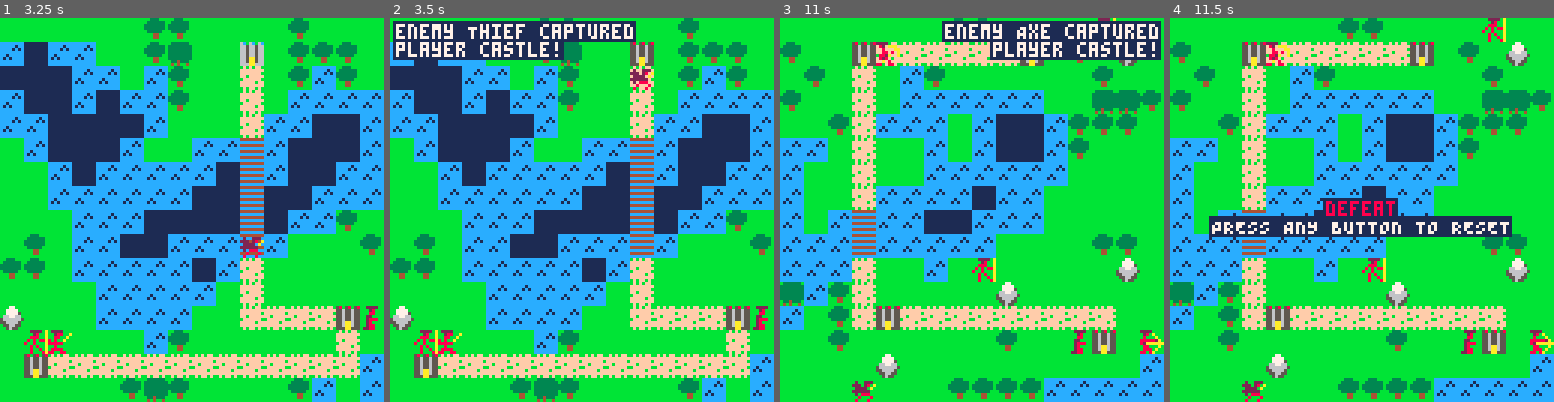
Above: before the commit, frames 1-4 (left to right).
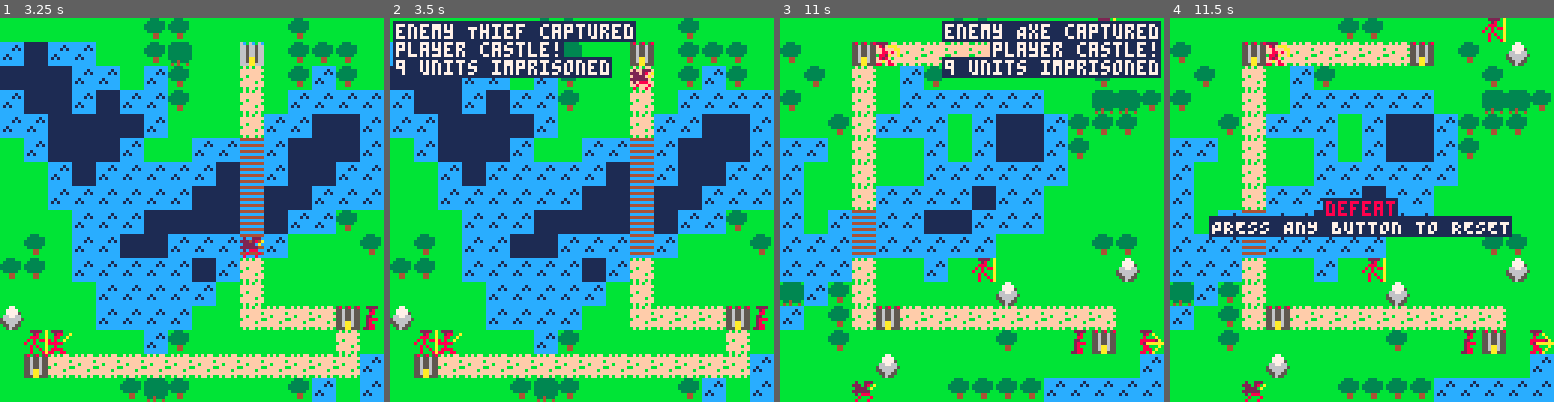
Above: after the commit, the same moments.

Repository: stavguo/pico-saga
Game: PICO-8 cartridge ftrpg.p8
The game is run twice, just before and just after one commit, with the same random seed, the same clock (stepped at 60 frames per second) and the same inputs.
Inputs:
- Up to frame 1 (3.25 s): tap X (X key) at 0.33, 1.07, 1.85, 2.97 s; tap O (Z key) at 0.7, 1.7, 2.1, 2.5, 2.9 s; hold Right 1.6-2.1 s; hold Up 2.15-2.42 s; hold Right 2.47-3.03 s; hold Left from 3.08 s (still down)
- Up to frame 2 (3.5 s): keep holding Left; tap O (Z key) at 3.3 s
- Up to frame 3 (11 s): release Left at 3.58 s; hold Down 3.63-3.97 s; tap O (Z key) every 0.4 s from 3.7 to 10.9 s; hold Right 4.02-4.68 s; tap X (X key) every 1.12 s from 4.08 to 10.78 s; hold Up 4.73-5.03 s; hold Left 5.08-5.68 s; hold Down 5.73-6.03 s; hold Right 6.08-6.58 s; hold Right 6.63-7.13 s; hold Up 7.18-7.45 s; hold Right 7.5-8.07 s; hold Left 8.12-8.62 s; hold Down 8.67-9 s; hold Right 9.05-9.72 s; hold Up 9.77-10.07 s; hold Left 10.12-10.72 s; hold Down from 10.77 s (still down)
- Up to frame 4 (11.5 s): release Down at 11.07 s; hold Right from 11.12 s (still down); tap O (Z key) at 11.3 s

Frame 1 is identical in both runs. In frame 2, 2.3% of the frame differs, in the area x 0-58%, y 10-16%; in frame 3, 2.8%, in the area x 42-100%, y 10-16%; in frame 4, nothing differs.

Commit message:
Made last enemy move not glitchy

Diff:
--- a/src/castle.lua
+++ b/src/castle.lua
@@ -144,6 +144,6 @@
     current.team = current.team == "player" and "enemy" or "player"
     mset(pos[1], pos[2], current.team == "player" and 8 or 9)
     for _,unit in pairs(CASTLES[c_idx].units) do
-        unit.exhausted = false
+        unit.exhausted = current.team == "enemy" and true or false
     end
 end
--- a/src/fsm.lua
+++ b/src/fsm.lua
@@ -225,11 +225,11 @@
                     change_state("attack_menu", { pos = cursor, start = start, unit = selected_unit })
                 elseif selected_item == "Standby" or selected_item == "Liberate" then
                     move_unit(selected_unit, cursor, start)
-                    selected_unit.exhausted = true
                     if selected_item == "Liberate" then
                         flip_castle(c_idx)
-                        change_state("castle_capture", {cursor=cursor,capturer=selected_unit})
+                        change_state("castle_capture", {cursor=cursor, capturer=selected_unit, castle=c_idx})
                     else
+                        selected_unit.exhausted = true
                         change_state("overworld", {cursor=cursor})
                     end
                 end
@@ -417,7 +417,7 @@
                     local c_idx = check_for_castle(cursor, true)
                     if (c_idx ~= nil) then
                         flip_castle(c_idx)
-                        change_state("castle_capture", {cursor=cursor,capturer=enemy})
+                        change_state("castle_capture", {cursor=cursor, capturer=enemy, castle=c_idx})
                     else
                         enemy.exhausted = true
                         change_state("enemy_phase", {cursor=cursor})
@@ -499,6 +499,9 @@
                     end
                 end
 
+                local lt = time()
+                while time() - lt < 0.5 do yield() end
+
                 -- leave
                 change_state("phase_change", {cursor=cursor, phase="player"})
             end)
@@ -509,7 +512,7 @@
                 -- Skip animation by killing the anim coroutine
                 anim_co = nil
                 -- Jump to final position
-                if c_path and #c_path > 0 then
+                if next(c_path) then
                     local v = c_path[#c_path]
                     cursor = vectoindex({v[1], v[2]})
                 end
@@ -564,13 +567,15 @@
 end
 
 function create_castle_capture_state()
-    local ui, cursor, capturer = {}
-    return {
-        enter = function(p)
-            cursor, capturer, ui = p.cursor, p.capturer, {}
+    local ui, cursor, capturer, castle = {}
+    return {
+        enter = function(p)
+            cursor, capturer, castle, ui = p.cursor, p.capturer, p.castle, {}
+            local unit_count = tablelength(CASTLES[castle].units)
             local msg = {
                 capturer.team.." "..capturer.class.." "..(capturer.team == "player" and "liberated" or "captured"),
-                (capturer.team == "player" and "enemy" or "player").." castle!"
+                (capturer.team == "player" and "enemy" or "player").." castle!",
+                (unit_count > 0 and (unit_count.." unit"..(unit_count > 1 and "s" or "").." "..(capturer.team == "player" and "released" or "imprisoned")) or nil)
             }
             create_ui(msg, ui, false)
         end,
--- a/src/globals.lua
+++ b/src/globals.lua
@@ -131,3 +131,9 @@
     local pos = indextovec(t_idx)
     return mget(pos[1], pos[2])
 end
+
+function tablelength(T)
+    local count = 0
+    for _ in pairs(T) do count = count + 1 end
+    return count
+end
